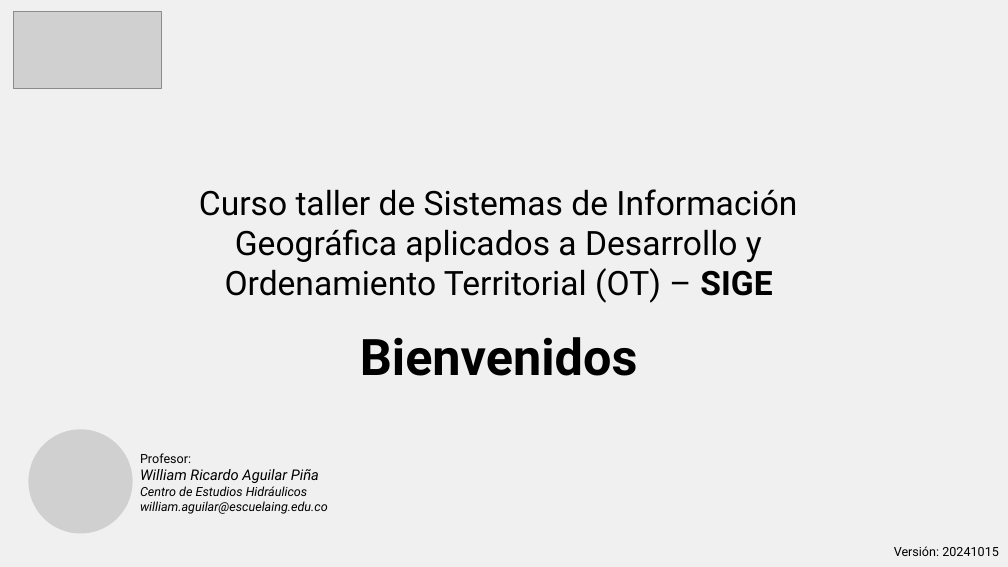
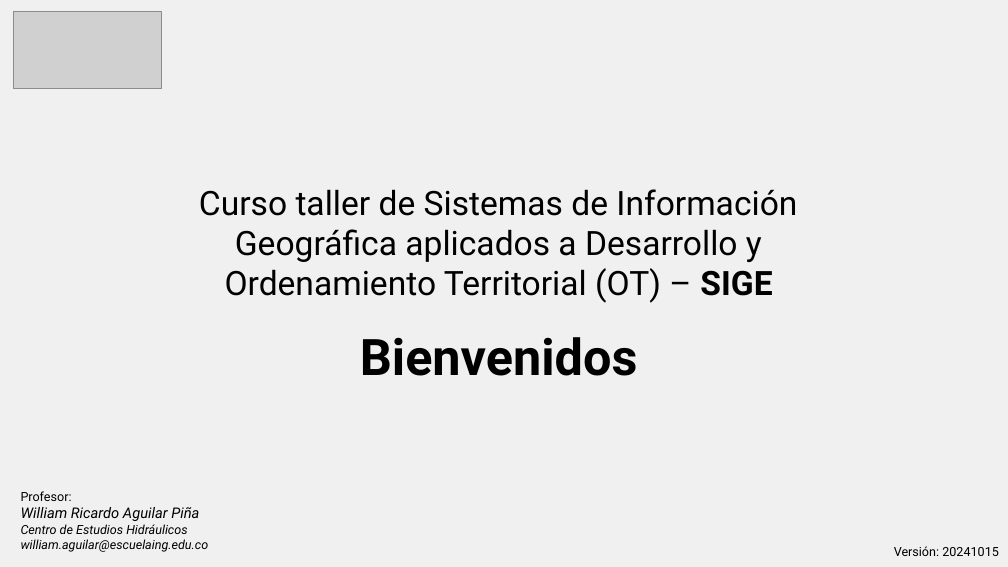
Before and after one commit to rcfdtools/R.SIGE, a slide deck: slide 1 of file/temp/R.SIGE_Intro.pptx. Drawn at 1008x567 pixels with LibreOffice and Linux fonts; fonts in the diff are those of the drawing; grey boxes stand for pictures. Boxes give left, top, right and bottom in pixels: in the first picture for what was removed or moved away, otherwise in the second. Text is boxed around its words. In the diff, an @@ line names an element or a change of style, - is before the commit and + after.

```diff
--- a/file/temp/R.SIGE_Intro.pptx
+++ b/file/temp/R.SIGE_Intro.pptx
@@ picture removed at (x1=29, y1=430, x2=133, y2=534) @@
@@ text "Profesor:" moved from (x1=140, y1=453, x2=328, y2=514) to (x1=21, y1=491, x2=209, y2=552) @@
```
Also in this commit, not shown: 49 other files.
